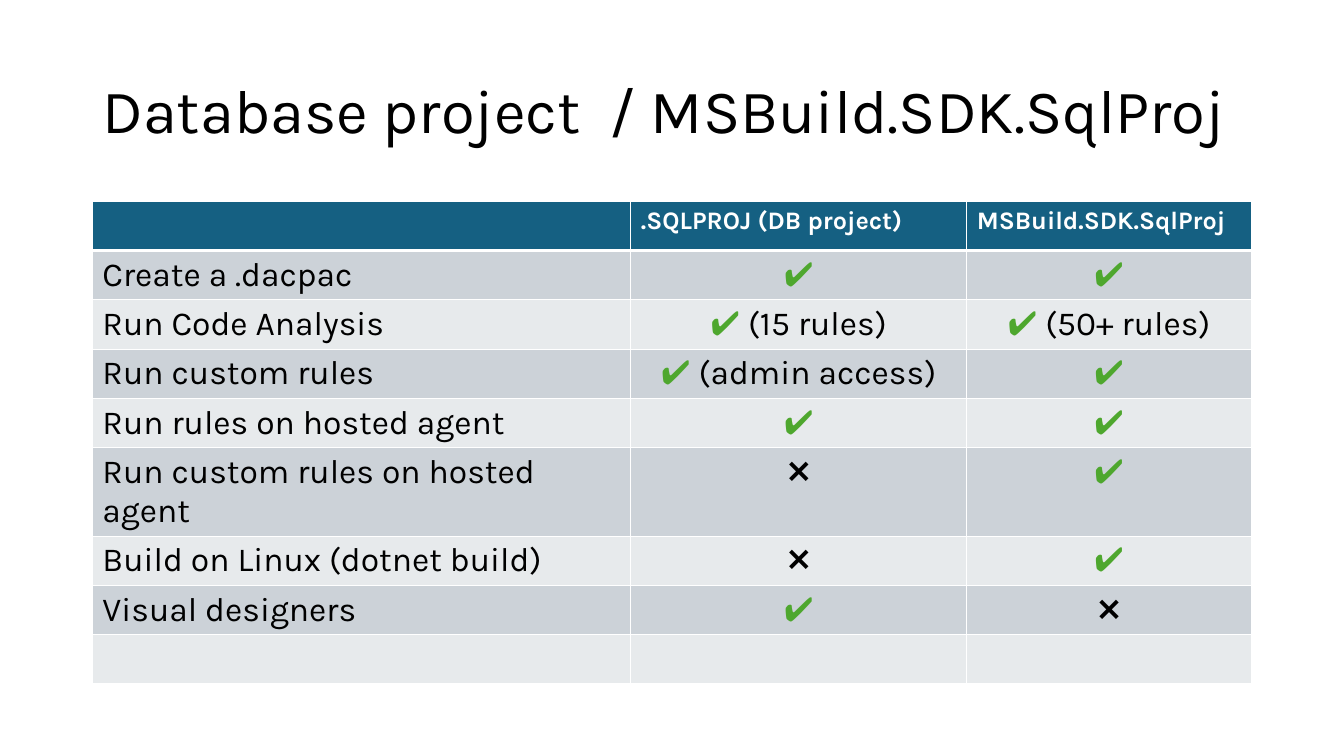
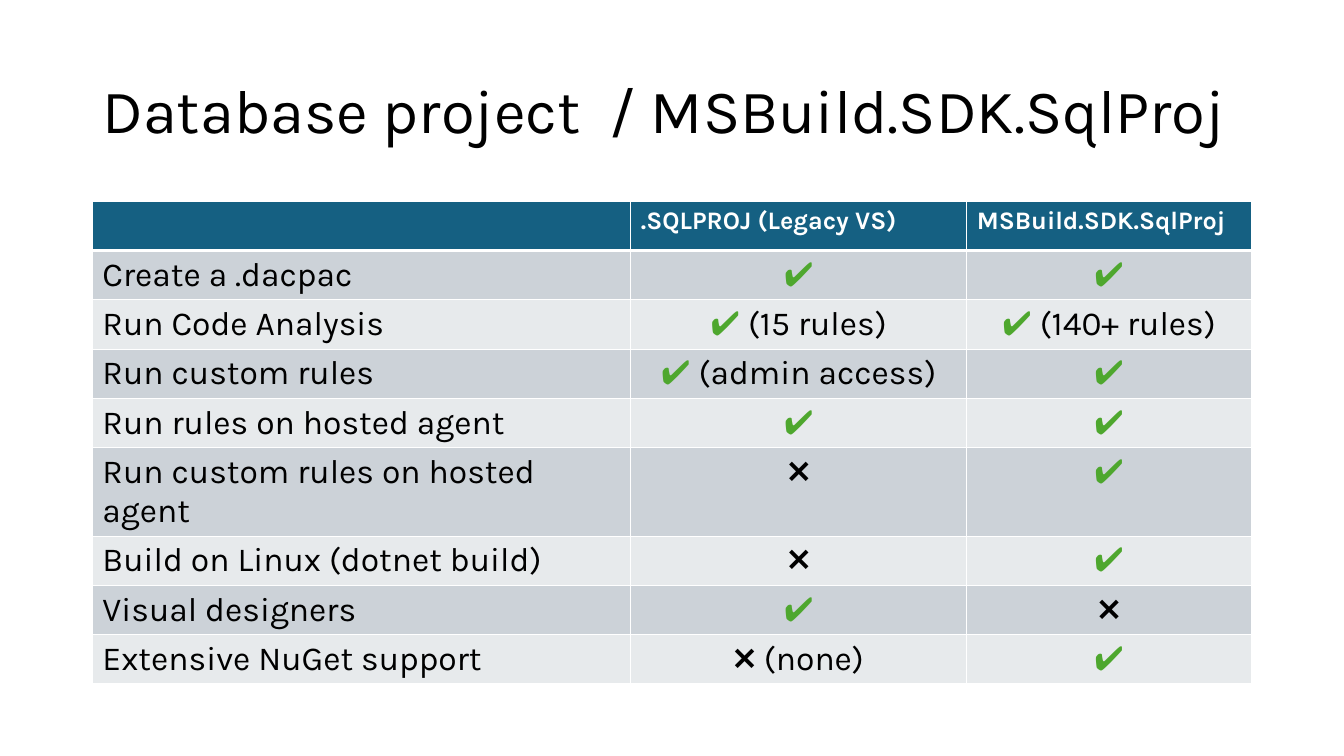
Before and after one commit to ErikEJ/TsqlAnalysis, a slide deck: slide 7 of T-SQL Code analysis.pptx (slide 6 before the commit). Drawn at 1344x756 pixels with LibreOffice and Linux fonts; fonts in the diff are those of the drawing. Boxes give left, top, right and bottom in pixels: in the first picture for what was removed or moved away, otherwise in the second. Text is boxed around its words. In the diff, an @@ line names an element or a change of style, - is before the commit and + after.

```diff
--- a/T-SQL Code analysis.pptx
+++ b/T-SQL Code analysis.pptx
@@ table at <box>93,202,1252,682</box> @@
-row 1, column 2: .SQLPROJ (DB project)
+row 1, column 2: .SQLPROJ (Legacy VS)
-row 3, column 3: ✔ (50+ rules)
+row 3, column 3: ✔ (140+ rules)
-row 9:  |  | 
+row 9: Extensive NuGet support | ❌ (none) | ✔
```
Also in this commit, not shown: 4 other slides changed, 3 slides added, 1 slide removed, 3 other files.
